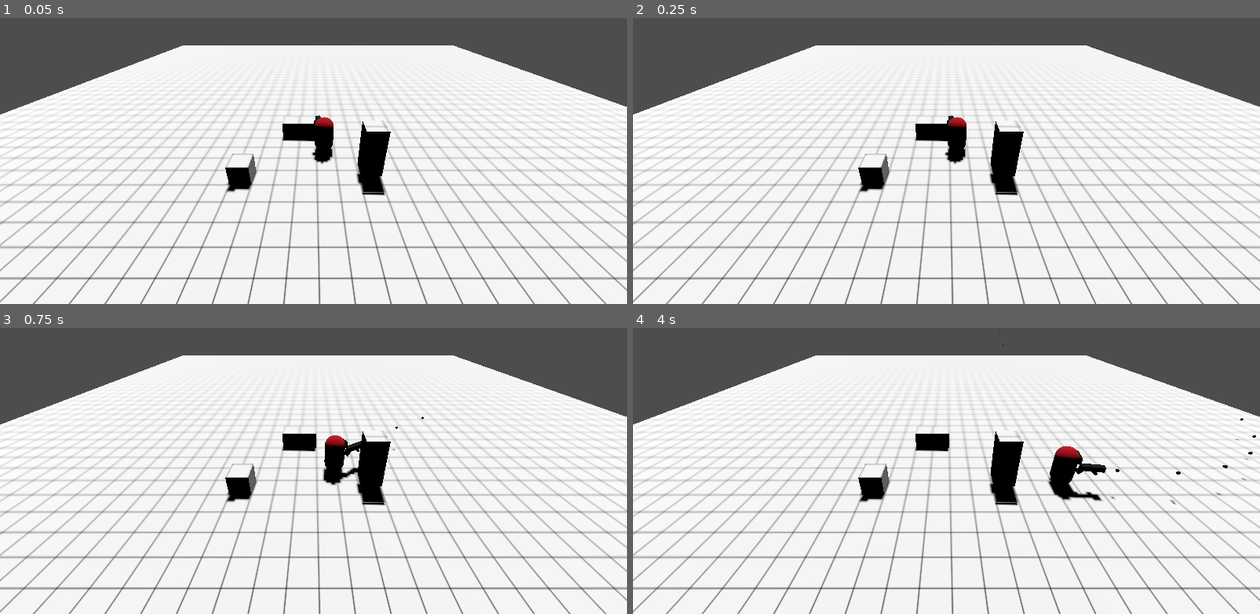
Above: before the commit, frames 1-4 (two rows, left to right).
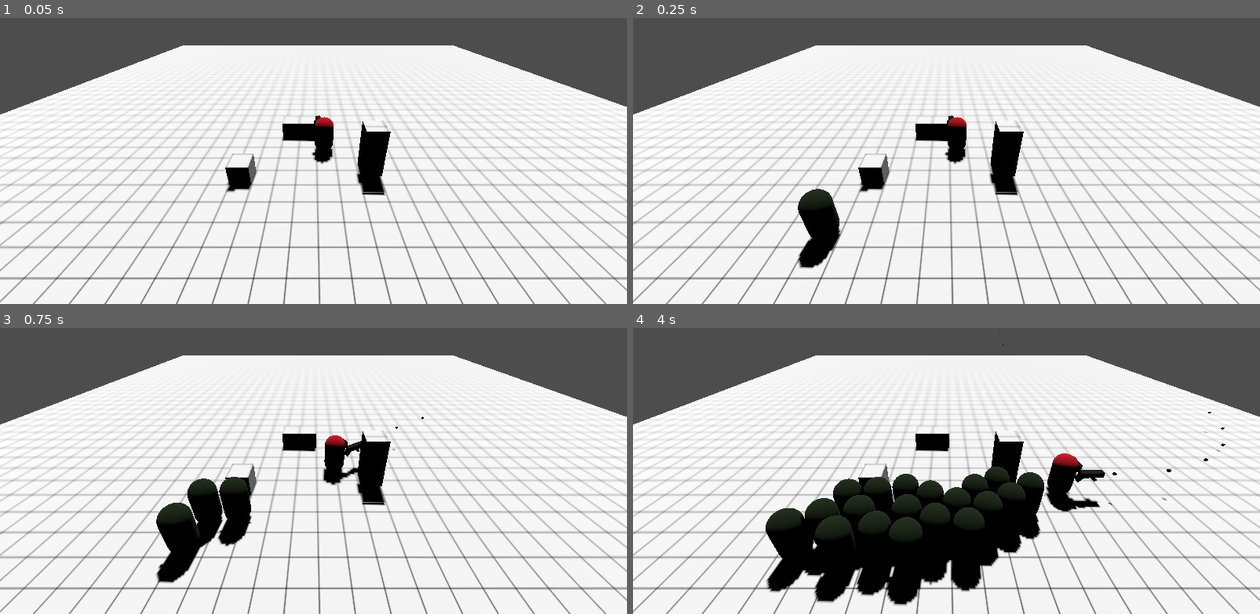
Above: after the commit, the same moments.

Repository: npoy/3d-roguelike-poc
Game: Godot game, scene res://level.tscn
Same seed, same stepped clock (60 frames per second), same inputs: the game is played once before the commit and once after it.
Inputs (mouse positions are in pixels of both pictures, inside the frame that each line leads up to):
- Up to frame 1 (0.05 s): no input
- Up to frame 2 (0.25 s): no input
- Up to frame 3 (0.75 s): tap Enter (ui_accept) at 0.5 s; move the mouse to (451, 419) at 0.52 s; press the mouse at (451, 419) at 0.53 s; hold Right (ui_right) from 0.53 s (still down)
- Up to frame 4 (4 s): tap Enter (ui_accept) at 0.77, 1.52, 3.02, 3.77 s; move the mouse to (821, 456) at 1.27 s; release Right (ui_right) at 1.28 s; release the mouse at (821, 456) at 1.28 s; hold Down (ui_down) 1.28-2.03 s; click (821, 456) at 1.35 s; move the mouse to (1009, 359) at 2.02 s; press the mouse at (1009, 359) at 2.03 s; hold Right (ui_right) 2.03-2.78 s; move the mouse to (915, 508) at 2.77 s; release the mouse at (915, 508) at 2.78 s; hold Up (ui_up) 2.78-3.53 s; click (915, 508) at 2.85 s; move the mouse to (1134, 491) at 3.52 s; press the mouse at (1134, 491) at 3.53 s; hold Left (ui_left) from 3.53 s (still down)

Frame 1 is identical in both runs. In frame 2, 1.4% of the frame differs, in the area x 26-34%, y 59-88%; in frame 3, 3.2%; in frame 4, 15%, in the area x 21-100%, y 29-98%.

Commit message:
Added collisions

Diff:
--- a/Scripts/wave.gd
+++ b/Scripts/wave.gd
@@ -6,4 +6,4 @@
 	TODO: This nodes should be resources, not regular nodes
 """
 @export var enemies_qty: int = 3
-@export var spawn_time: int = 2
+@export var spawn_time: float = 2
--- a/Scripts/wave_1.tres
+++ b/Scripts/wave_1.tres
@@ -5,4 +5,4 @@
 [resource]
 script = ExtResource("1_h27ex")
 enemies_qty = 5
-spawn_time = 1
+spawn_time = 0.2
--- a/Scripts/wave_2.tres
+++ b/Scripts/wave_2.tres
@@ -4,5 +4,5 @@
 
 [resource]
 script = ExtResource("1_bevss")
-enemies_qty = 1
-spawn_time = 5
+enemies_qty = 5
+spawn_time = 0.2
--- a/Scripts/wave_3.tres
+++ b/Scripts/wave_3.tres
@@ -4,5 +4,5 @@
 
 [resource]
 script = ExtResource("1_b0ai6")
-enemies_qty = 2
-spawn_time = 10
+enemies_qty = 5
+spawn_time = 0.2
--- a/bullet.tscn
+++ b/bullet.tscn
@@ -22,6 +22,7 @@
 autostart = true
 
 [node name="Area3D" type="Area3D" parent="."]
+collision_mask = 5
 
 [node name="CollisionShape3D" type="CollisionShape3D" parent="Area3D"]
 transform = Transform3D(0.1, 0, 0, 0, 0.1, 0, 0, 0, 0.1, 0, 0, 0)
--- a/enemy.gd
+++ b/enemy.gd
@@ -48,3 +48,6 @@
 
 func _on_stats_died():
 	queue_free()
+
+func _on_area_3d_body_entered(body):
+	print_debug("test")
--- a/enemy.tscn
+++ b/enemy.tscn
@@ -10,7 +10,12 @@
 
 [sub_resource type="CapsuleShape3D" id="CapsuleShape3D_0hofj"]
 
+[sub_resource type="CylinderShape3D" id="CylinderShape3D_p1fex"]
+radius = 1.64643
+
 [node name="Enemy" type="CharacterBody3D"]
+collision_layer = 4
+collision_mask = 5
 script = ExtResource("1_queeo")
 
 [node name="MeshInstance3D" type="MeshInstance3D" parent="."]
@@ -26,4 +31,11 @@
 
 [node name="Stats" parent="." instance=ExtResource("2_qn1b8")]
 
+[node name="AttackRadius" type="Area3D" parent="."]
+
+[node name="CollisionShape3D" type="CollisionShape3D" parent="AttackRadius"]
+transform = Transform3D(1, 0, 0, 0, 1, 0, 0, 0, 1, 0, 0.506997, 0)
+shape = SubResource("CylinderShape3D_p1fex")
+
 [connection signal="died" from="Stats" to="." method="_on_stats_died"]
+[connection signal="body_entered" from="AttackRadius" to="." method="_on_area_3d_body_entered"]
--- a/player.tscn
+++ b/player.tscn
@@ -18,6 +18,7 @@
 
 [node name="Player" type="CharacterBody3D"]
 transform = Transform3D(-1, 0, -8.74228e-08, 0, 1, 0, 8.74228e-08, 0, -1, 4.896, 0.5, -5.25)
+collision_layer = 2
 script = ExtResource("1_xxg0c")
 metadata/_edit_group_ = true
 
--- a/project.godot
+++ b/project.godot
@@ -55,3 +55,9 @@
 , Object(InputEventKey,"resource_local_to_scene":false,"resource_name":"","device":-1,"window_id":0,"alt_pressed":false,"shift_pressed":false,"ctrl_pressed":false,"meta_pressed":false,"pressed":false,"keycode":0,"physical_keycode":32,"key_label":0,"unicode":32,"echo":false,"script":null)
 ]
 }
+
+[layer_names]
+
+3d_physics/layer_1="World"
+3d_physics/layer_2="Player"
+3d_physics/layer_3="Enemy"
Not shown: 1 places in bullet.tscn that only renumber resources
Not shown: 1 places in enemy.tscn that only renumber resources
Not shown: 1 places in level.tscn that only renumber resources
Not shown: 1 places in player.tscn that only renumber resources
